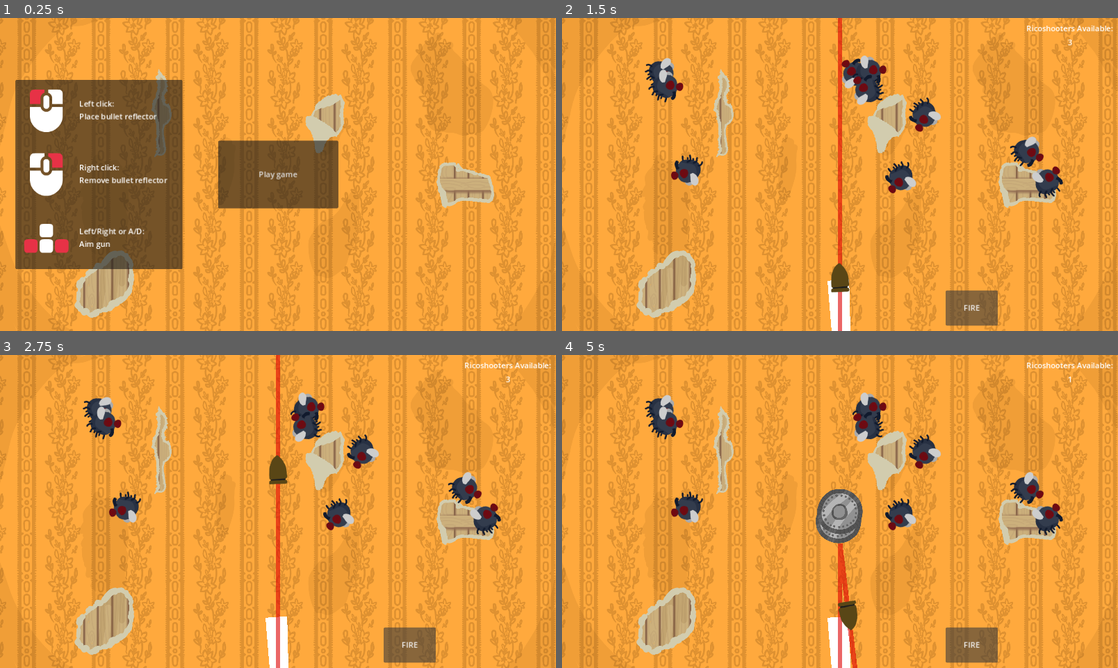
Above: before the commit, frames 1-4 (two rows, left to right).
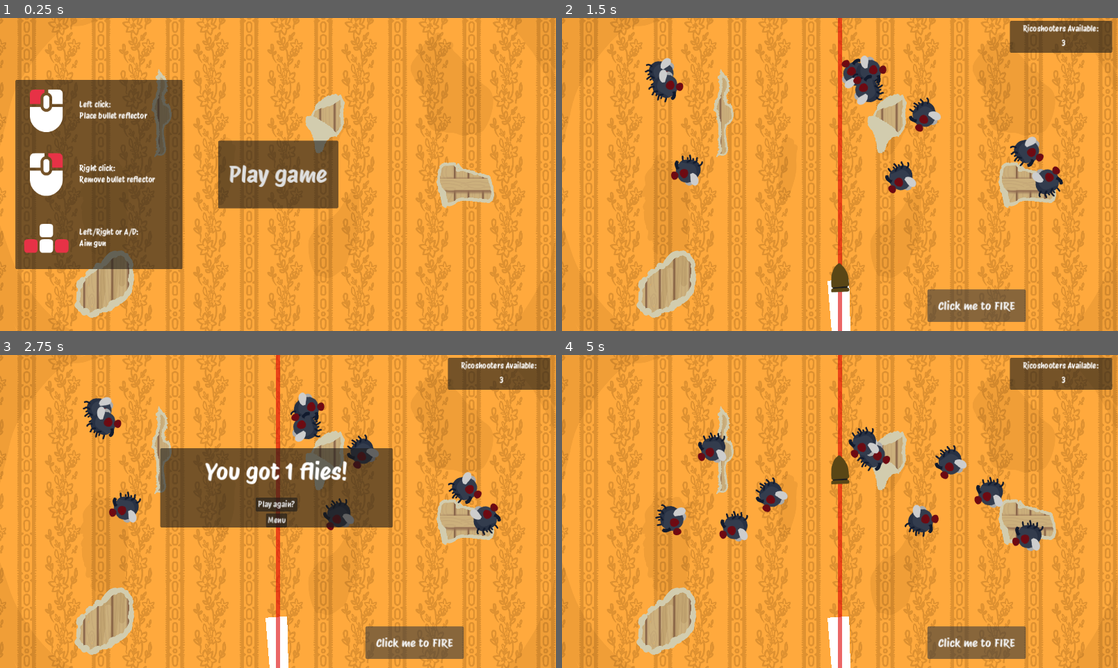
Above: after the commit, the same moments.

Repository: charlottebecconsall/fly-on-the-wall
Game: Godot game, scene res://scenes/menu.tscn
The game is run twice, just before and just after one commit, with the same random seed, the same clock (stepped at 60 frames per second) and the same inputs.
Inputs (mouse positions are in pixels of both pictures, inside the frame that each line leads up to):
- Up to frame 1 (0.25 s): no input
- Up to frame 2 (1.5 s): click "Play game" at 0.5 s; click "FIRE" (after the commit: "Click me to FIRE") at 1.25 s
- Up to frame 3 (2.75 s): click "FIRE" (after the commit: "Click me to FIRE") at 2 s
- Up to frame 4 (5 s): click (840, 520) at 2.75 s, where only the run after the commit has a clickable "Menu"; click (840, 511) at 3.5 s, where only the run after the commit has a clickable "Play game"; click "FIRE" (after the commit: "Click me to FIRE") at 4.25 s

The runs differ from the first frame. In frame 1, 1.6% of the frame differs, in the area x 14-59%, y 26-74%; in frame 2, 3.1%; in frame 3, 14%, in the area x 28-100%, y 0-99%; in frame 4, 12%.

Commit message:
Add alot of things

Diff:
--- /dev/null
+++ b/assets/theme.tres
@@ -0,0 +1,6 @@
+[gd_resource type="Theme" load_steps=2 format=3 uid="uid://cpmkvhhm5dw0m"]
+
+[ext_resource type="FontFile" uid="uid://ck102ooi5gnli" path="res://assets/ProtestRiot-Regular.ttf" id="1_kddfa"]
+
+[resource]
+default_font = ExtResource("1_kddfa")
--- a/project.godot
+++ b/project.godot
@@ -28,6 +28,10 @@
 Ricoshooters=""
 Flies=""
 
+[gui]
+
+theme/custom="res://assets/theme.tres"
+
 [input]
 
 place_ricoshooter={
--- a/scenes/bullet.gd
+++ b/scenes/bullet.gd
@@ -12,6 +12,7 @@
 
 	ray_cast.force_raycast_update()
 	if ray_cast.is_colliding() :
+		$BounceSound.play()
 		global_position = ray_cast.get_collision_point()
 		var new_dir = global_transform.x.reflect(ray_cast.get_collision_normal().orthogonal())
 		global_rotation = new_dir.angle()
@@ -23,3 +24,6 @@
 func _on_area_2d_area_entered(area: Area2D) -> void:
 	if area.owner.is_in_group("Flies"):
 		area.owner.queue_free()
+		area.owner.died.emit()
+	if area.name == "OutOfBounds":
+		queue_free()
--- a/scenes/bullet.tscn
+++ b/scenes/bullet.tscn
@@ -1,10 +1,17 @@
-[gd_scene load_steps=4 format=3 uid="uid://ccpl5tag6q20v"]
+[gd_scene load_steps=6 format=3 uid="uid://ccpl5tag6q20v"]
 
 [ext_resource type="Texture2D" uid="uid://bjp1yfcou8t38" path="res://assets/art/bullet.png" id="1_2q1f8"]
 [ext_resource type="Script" path="res://scenes/bullet.gd" id="1_tkp8g"]
+[ext_resource type="AudioStream" uid="uid://dni2anexhbina" path="res://assets/505628__highpixel__basketballbounce.wav" id="3_cn81g"]
 
 [sub_resource type="CircleShape2D" id="CircleShape2D_x2chw"]
 radius = 25.02
+
+[sub_resource type="AudioStreamRandomizer" id="AudioStreamRandomizer_ii7ot"]
+random_pitch = 1.2
+streams_count = 1
+stream_0/stream = ExtResource("3_cn81g")
+stream_0/weight = 1.0
 
 [node name="Bullet" type="Node2D"]
 script = ExtResource("1_tkp8g")
@@ -23,4 +30,7 @@
 collide_with_areas = true
 collide_with_bodies = false
 
+[node name="BounceSound" type="AudioStreamPlayer" parent="."]
+stream = SubResource("AudioStreamRandomizer_ii7ot")
+
 [connection signal="area_entered" from="Area2D" to="." method="_on_area_2d_area_entered"]
--- a/scenes/fly.gd
+++ b/scenes/fly.gd
@@ -1,6 +1,8 @@
 extends Node2D
 
 @onready var wing_buzz_timer: Timer = $WingBuzzTimer
+
+signal died
 
 func _ready() -> void:
 	wing_buzz_timer.start(randf_range(0.5, 3.0))
--- a/scenes/gun.gd
+++ b/scenes/gun.gd
@@ -2,6 +2,10 @@
 
 @onready var preview_ray: RayCast2D = $PreviewRay
 @onready var preview_line: Line2D = $PreviewLine
+
+signal bullet_left
+
+var can_shoot = true
 
 # Called when the node enters the scene tree for the first time.
 func _ready() -> void:
@@ -37,7 +41,12 @@
 
 
 func shoot():
-	var bullet = preload("res://scenes/bullet.tscn").instantiate()
+	$Gunshot.play()
+	if not can_shoot:
+		return
+	var bullet = preload("res://scenes/bullet.tscn").instantiate() as Node2D
 	bullet.global_position = global_position
 	bullet.global_rotation = global_rotation
+	bullet.tree_exited.connect(bullet_left.emit)
 	add_sibling(bullet)
+	can_shoot = false
--- a/scenes/main_game.gd
+++ b/scenes/main_game.gd
@@ -11,10 +11,11 @@
 
 		fly.position = $SpawnZone.position + $SpawnZone.size * Vector2(randf(), randf())
 		fly.rotation_degrees = randi() % 360
+		fly.died.connect($AudioStreamPlayer.play)
 
 
 func load_ricoshooter_info(num_ricoshooters):
-	$RicoshooterNum.text = str(num_ricoshooters)
+	%RicoshooterNum.text = str(num_ricoshooters)
 
 
 func remove_ricoshooter():
@@ -24,7 +25,7 @@
 
 # Called when the node enters the scene tree for the first time.
 func _ready() -> void:
-	# Prepares game by loading in all the essentials
+	MusicAutoplay.play_file("res://assets/Main Game Music.mp3")
 	load_flies(num_flies)
 	load_ricoshooter_info(num_ricoshooters)
 
@@ -37,3 +38,22 @@
 		ricoshooter.ricoshooter_removed.connect(remove_ricoshooter)
 		num_ricoshooters -= 1
 		load_ricoshooter_info(num_ricoshooters)
+
+
+func game_end():
+	$EndScreen.show()
+	var flies_got = num_flies - get_tree().get_node_count_in_group("Flies")
+	var end_text = "You got %d flies!" % flies_got
+	if flies_got == num_flies:
+		end_text += "\nAmazing work!"
+	if flies_got == 0:
+		end_text += "\nMight need some practice..."
+	$EndScreen/VBoxContainer/Label.text = end_text
+
+func _on_try_again_pressed() -> void:
+	get_tree().reload_current_scene()
+
+
+
+func _on_menu_pressed() -> void:
+	get_tree().change_scene_to_file("res://scenes/menu.tscn")
--- a/scenes/main_game.tscn
+++ b/scenes/main_game.tscn
@@ -1,8 +1,28 @@
-[gd_scene load_steps=4 format=3 uid="uid://c82vnjvdrx6x4"]
+[gd_scene load_steps=12 format=3 uid="uid://c82vnjvdrx6x4"]
 
 [ext_resource type="Script" path="res://scenes/main_game.gd" id="1_b0obm"]
 [ext_resource type="Texture2D" uid="uid://dcph6fxd21w4n" path="res://assets/art/Wallpaper.png" id="2_4h7wb"]
 [ext_resource type="Script" path="res://scenes/gun.gd" id="3_x7cka"]
+[ext_resource type="AudioStream" uid="uid://dajfqfwan7r35" path="res://assets/633837__aesterial-arts__balloon-pop-2.wav" id="4_1w18m"]
+[ext_resource type="AudioStream" uid="uid://cv284lyxe0wqq" path="res://assets/363698__jofae__retro-gun-shot.mp3" id="4_2528s"]
+[ext_resource type="Theme" uid="uid://cpmkvhhm5dw0m" path="res://assets/theme.tres" id="5_a0wlj"]
+
+[sub_resource type="AudioStreamRandomizer" id="AudioStreamRandomizer_815hx"]
+random_pitch = 2.0
+streams_count = 1
+stream_0/stream = ExtResource("4_1w18m")
+stream_0/weight = 1.0
+
+[sub_resource type="WorldBoundaryShape2D" id="WorldBoundaryShape2D_tlq8d"]
+normal = Vector2(0, 1)
+
+[sub_resource type="WorldBoundaryShape2D" id="WorldBoundaryShape2D_cq1si"]
+normal = Vector2(1, 0)
+
+[sub_resource type="WorldBoundaryShape2D" id="WorldBoundaryShape2D_4laq2"]
+
+[sub_resource type="WorldBoundaryShape2D" id="WorldBoundaryShape2D_mendu"]
+normal = Vector2(-1, 0)
 
 [node name="MainGame" type="Node2D"]
 script = ExtResource("1_b0obm")
@@ -29,21 +49,6 @@
 texture = ExtResource("2_4h7wb")
 expand_mode = 1
 
-[node name="Label" type="Label" parent="."]
-offset_left = 962.0
-offset_top = 10.0
-offset_right = 1141.0
-offset_bottom = 33.0
-text = "Ricoshooters Available:"
-
-[node name="RicoshooterNum" type="Label" parent="."]
-offset_left = 964.0
-offset_top = 39.0
-offset_right = 1143.0
-offset_bottom = 62.0
-text = "0"
-horizontal_alignment = 1
-
 [node name="Gun" type="Node2D" parent="."]
 position = Vector2(576, 648)
 rotation = -1.5708
@@ -62,12 +67,100 @@
 [node name="PreviewLine" type="Line2D" parent="Gun"]
 default_color = Color(0.866667, 0, 0, 0.6)
 
+[node name="Gunshot" type="AudioStreamPlayer" parent="Gun"]
+stream = ExtResource("4_2528s")
+
 [node name="ShootButton" type="Button" parent="."]
-offset_left = 795.0
-offset_top = 564.0
-offset_right = 903.0
-offset_bottom = 637.0
+offset_left = 757.0
+offset_top = 562.0
+offset_right = 961.0
+offset_bottom = 629.0
 focus_mode = 0
-text = "FIRE"
+theme_override_font_sizes/font_size = 24
+text = "Click me to FIRE"
 
+[node name="AudioStreamPlayer" type="AudioStreamPlayer" parent="."]
+stream = SubResource("AudioStreamRandomizer_815hx")
+max_polyphony = 10
+
+[node name="EndScreen" type="PanelContainer" parent="."]
+visible = false
+z_index = 20
+offset_left = 332.0
+offset_top = 193.0
+offset_right = 814.0
+offset_bottom = 357.0
+theme = ExtResource("5_a0wlj")
+
+[node name="VBoxContainer" type="VBoxContainer" parent="EndScreen"]
+layout_mode = 2
+
+[node name="Label" type="Label" parent="EndScreen/VBoxContainer"]
+custom_minimum_size = Vector2(400, 0)
+layout_mode = 2
+size_flags_vertical = 3
+theme_override_font_sizes/font_size = 48
+text = "You got X Flies
+"
+horizontal_alignment = 1
+vertical_alignment = 1
+autowrap_mode = 2
+
+[node name="TryAgain" type="Button" parent="EndScreen/VBoxContainer"]
+layout_mode = 2
+size_flags_horizontal = 4
+text = "Play again?"
+
+[node name="Menu" type="Button" parent="EndScreen/VBoxContainer"]
+layout_mode = 2
+size_flags_horizontal = 4
+text = "Menu"
+
+[node name="OutOfBounds" type="Area2D" parent="."]
+collision_mask = 0
+
+[node name="CollisionShape2D" type="CollisionShape2D" parent="OutOfBounds"]
+position = Vector2(0, -100)
+shape = SubResource("WorldBoundaryShape2D_tlq8d")
+
+[node name="CollisionShape2D2" type="CollisionShape2D" parent="OutOfBounds"]
+position = Vector2(-100, 0)
+shape = SubResource("WorldBoundaryShape2D_cq1si")
+
+[node name="CollisionShape2D3" type="CollisionShape2D" parent="OutOfBounds"]
+position = Vector2(1152, 748)
+shape = SubResource("WorldBoundaryShape2D_4laq2")
+
+[node name="CollisionShape2D4" type="CollisionShape2D" parent="OutOfBounds"]
+position = Vector2(1252, 648)
+shape = SubResource("WorldBoundaryShape2D_mendu")
+
+[node name="Panel" type="Panel" parent="."]
+offset_left = 928.0
+offset_top = 6.0
+offset_right = 1140.0
+offset_bottom = 72.0
+theme = ExtResource("5_a0wlj")
+
+[node name="Label" type="Label" parent="Panel"]
+layout_mode = 0
+offset_left = 27.0
+offset_top = 6.0
+offset_right = 206.0
+offset_bottom = 29.0
+text = "Ricoshooters Available:"
+
+[node name="RicoshooterNum" type="Label" parent="Panel"]
+unique_name_in_owner = true
+layout_mode = 0
+offset_left = 22.0
+offset_top = 36.0
+offset_right = 201.0
+offset_bottom = 59.0
+text = "0"
+horizontal_alignment = 1
+
+[connection signal="bullet_left" from="Gun" to="." method="game_end"]
 [connection signal="pressed" from="ShootButton" to="Gun" method="shoot"]
+[connection signal="pressed" from="EndScreen/VBoxContainer/TryAgain" to="." method="_on_try_again_pressed"]
+[connection signal="pressed" from="EndScreen/VBoxContainer/Menu" to="." method="_on_menu_pressed"]
--- /dev/null
+++ b/scenes/menu.gd
@@ -0,0 +1,6 @@
+extends Control
+
+
+# Called when the node enters the scene tree for the first time.
+func _ready() -> void:
+	MusicAutoplay.play_file("res://assets/Menu Music.mp3")
--- a/scenes/menu.tscn
+++ b/scenes/menu.tscn
@@ -1,5 +1,6 @@
-[gd_scene load_steps=6 format=3 uid="uid://dm7g7dd8mmrq4"]
+[gd_scene load_steps=7 format=3 uid="uid://dm7g7dd8mmrq4"]
 
+[ext_resource type="Script" path="res://scenes/menu.gd" id="1_1llk1"]
 [ext_resource type="Texture2D" uid="uid://dcph6fxd21w4n" path="res://assets/art/Wallpaper.png" id="1_7lore"]
 [ext_resource type="Script" path="res://scenes/PlayGameButton.gd" id="1_yeevl"]
 [ext_resource type="Texture2D" uid="uid://b38a1qaqc7mgh" path="res://assets/ui/mouse_left.png" id="2_07gyl"]
@@ -13,6 +14,7 @@
 anchor_bottom = 1.0
 grow_horizontal = 2
 grow_vertical = 2
+script = ExtResource("1_1llk1")
 
 [node name="TextureRect" type="TextureRect" parent="."]
 layout_mode = 1
@@ -37,6 +39,7 @@
 offset_bottom = 70.0
 grow_horizontal = 2
 grow_vertical = 2
+theme_override_font_sizes/font_size = 48
 text = "Play game"
 script = ExtResource("1_yeevl")
 
--- /dev/null
+++ b/scenes/music_autoplay.gd
@@ -0,0 +1,7 @@
+extends AudioStreamPlayer
+
+
+func play_file(file : String):
+	if stream.resource_path != file:
+		stream = load(file)
+		play()
--- a/scenes/music_autoplay.tscn
+++ b/scenes/music_autoplay.tscn
@@ -1,7 +1,9 @@
-[gd_scene load_steps=2 format=3 uid="uid://beaidtu0f5sw1"]
+[gd_scene load_steps=3 format=3 uid="uid://beaidtu0f5sw1"]
 
 [ext_resource type="AudioStream" uid="uid://c56yk5o6eprmp" path="res://assets/Main Game Music.mp3" id="1_4hhdx"]
+[ext_resource type="Script" path="res://scenes/music_autoplay.gd" id="2_yeysy"]
 
 [node name="MusicAutoplay" type="AudioStreamPlayer"]
 stream = ExtResource("1_4hhdx")
 autoplay = true
+script = ExtResource("2_yeysy")
--- a/scenes/ricoshooters.gd
+++ b/scenes/ricoshooters.gd
@@ -7,7 +7,7 @@
 
 # Called when the node enters the scene tree for the first time.
 func _ready() -> void:
-	pass # Replace with function body.
+	$PlaceSound.play(0.2)
 
 
 # Called every frame. 'delta' is the elapsed time since the previous frame.
--- a/scenes/ricoshooters.tscn
+++ b/scenes/ricoshooters.tscn
@@ -1,7 +1,8 @@
-[gd_scene load_steps=4 format=3 uid="uid://dv0xtq00agnww"]
+[gd_scene load_steps=5 format=3 uid="uid://dv0xtq00agnww"]
 
 [ext_resource type="Script" path="res://scenes/ricoshooters.gd" id="1_1pmkd"]
 [ext_resource type="Texture2D" uid="uid://dieeq7d6wxc6k" path="res://assets/art/bullet_richoshooter.png" id="2_3qcip"]
+[ext_resource type="AudioStream" uid="uid://yjxba73p3pnw" path="res://assets/209490__peridactyloptrix__kung-fu-punch-3.wav" id="3_cu2fc"]
 
 [sub_resource type="CircleShape2D" id="CircleShape2D_mn1kr"]
 radius = 48.0
@@ -19,4 +20,7 @@
 [node name="CollisionShape2D" type="CollisionShape2D" parent="Area2D"]
 shape = SubResource("CircleShape2D_mn1kr")
 
+[node name="PlaceSound" type="AudioStreamPlayer" parent="."]
+stream = ExtResource("3_cu2fc")
+
 [connection signal="input_event" from="Area2D" to="." method="_on_area_2d_input_event"]
Not shown, added: 633837__aesterial-arts__balloon-pop-2.wav.import
Not shown, added: assets/209490__peridactyloptrix__kung-fu-punch-3.wav.import
Not shown, added: assets/363698__jofae__retro-gun-shot.mp3.import
Not shown, added: assets/505628__highpixel__basketballbounce.wav.import
Not shown, added: assets/633837__aesterial-arts__balloon-pop-2.wav.import
Not shown, added: assets/Menu Music.mp3.import
Binary file added: assets/ProtestRiot-Regular.ttf
Not shown, added: assets/ProtestRiot-Regular.ttf.import
